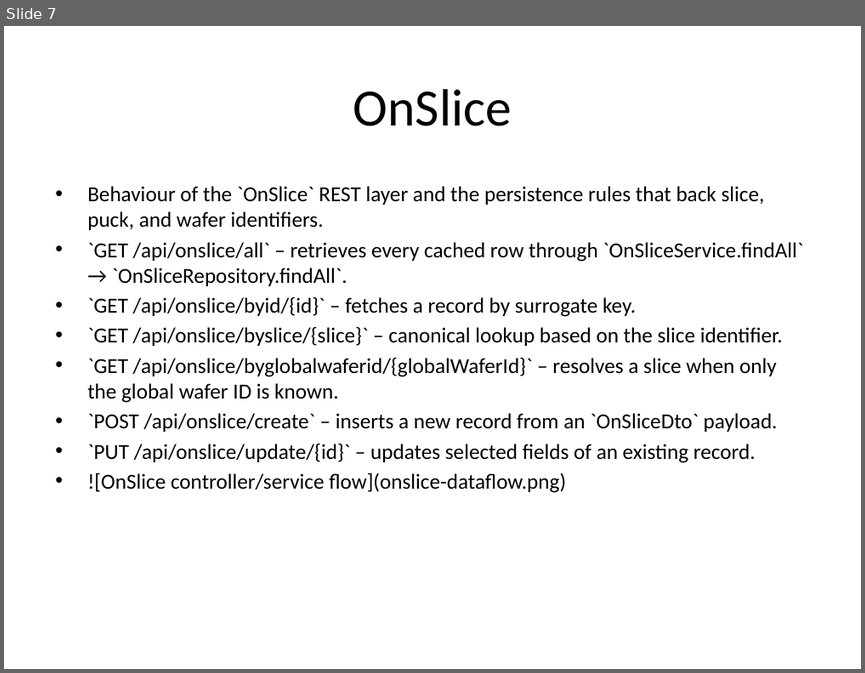
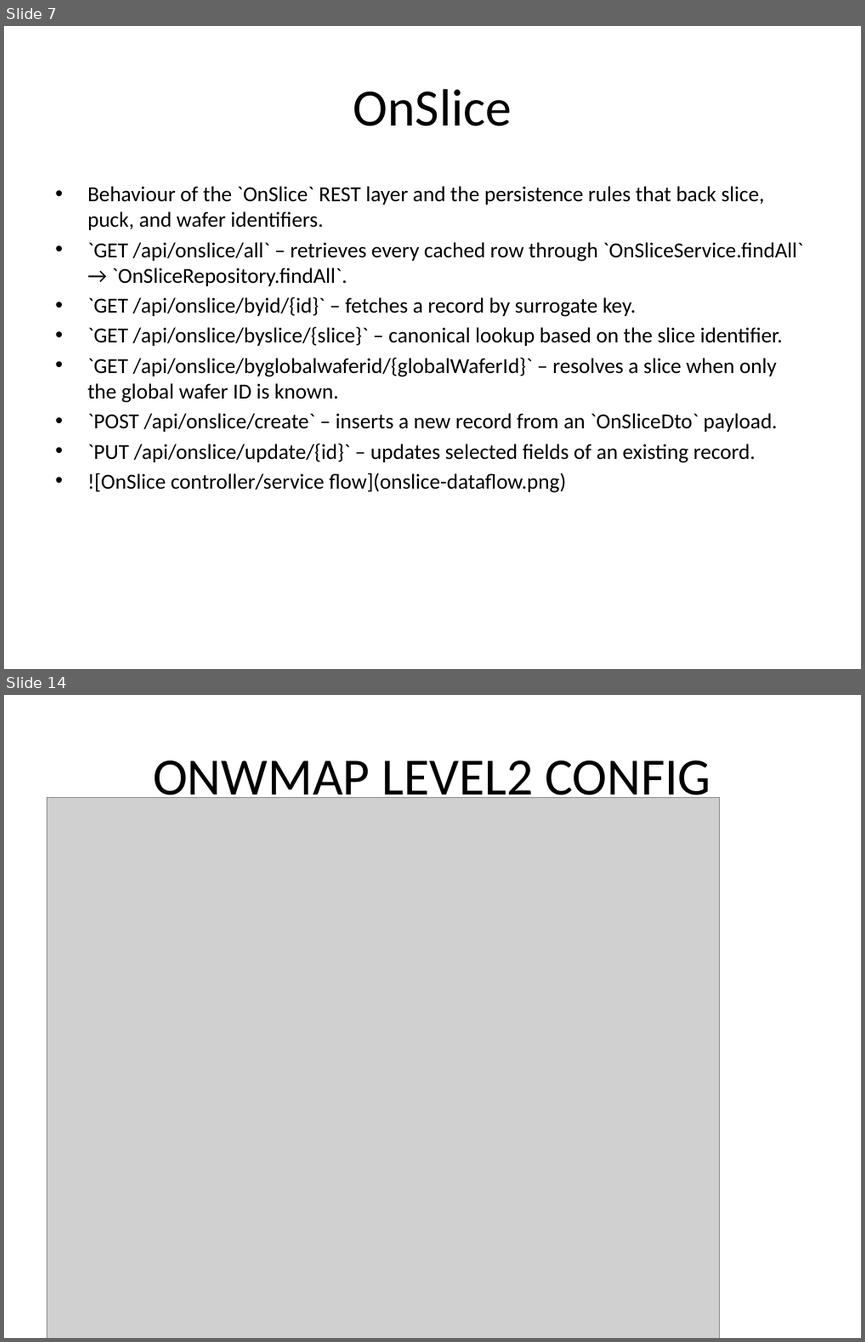
Before and after one commit to ejkorg/ert, a slide deck: docs/ERT_presentation_fullres_with_notes.pptx. Shown one above the other, each under a label of ours: slide 7 before the commit, slides 7 and 14 after it; the slides between them are not shown. The pictures are 865x673 and 865x1342 pixels, drawn with LibreOffice and Linux fonts; fonts in the diff are those of the drawing; grey boxes stand for pictures. Boxes give left, top, right and bottom in pixels: in the first picture for what was removed or moved away, otherwise in the second. Text is boxed around its words. In the diff, an @@ line names an element or a change of style, - is before the commit and + after.

Commit message:
Docs: regenerate diagrams, add split OnWmap level2 (config/product), update decks, add thumbnails and docs/.gitignore; archive backups/errors; remove old combined OnWmap

```diff
--- a/docs/ERT_presentation_fullres_with_notes.pptx
+++ b/docs/ERT_presentation_fullres_with_notes.pptx
@@ slide 14 added at <box>4,695,861,1338</box>, background #FFFFFF @@
@@ title added at <box>153,760,710,807</box>, 44 pt, text #000000 @@
+ONWMAP LEVEL2 CONFIG
@@ picture added at <box>46,798,720,1338</box> @@
```
Also in this commit, not shown: 7 other slides added, 5 slides removed, 52 other files.
